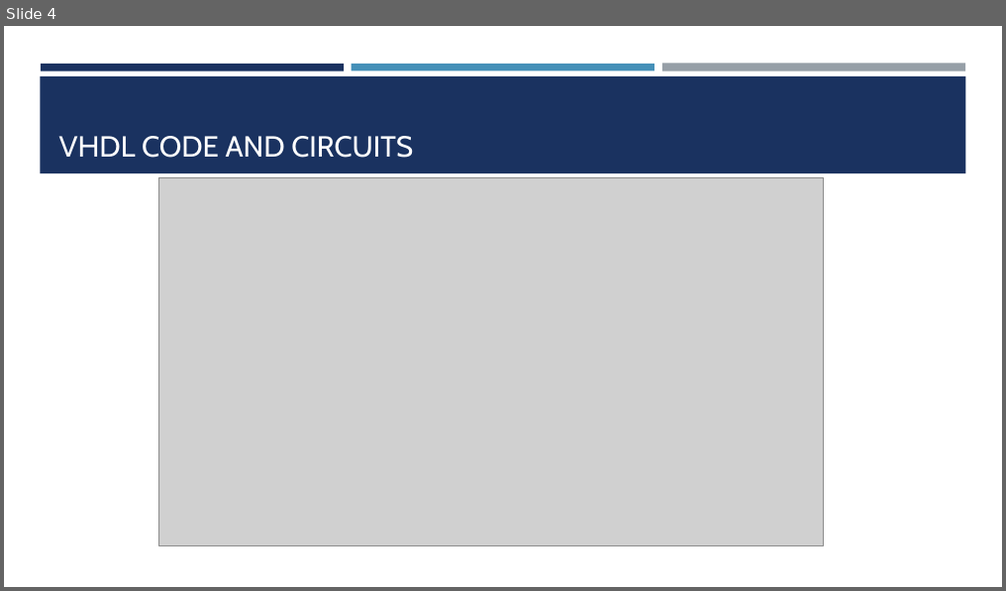
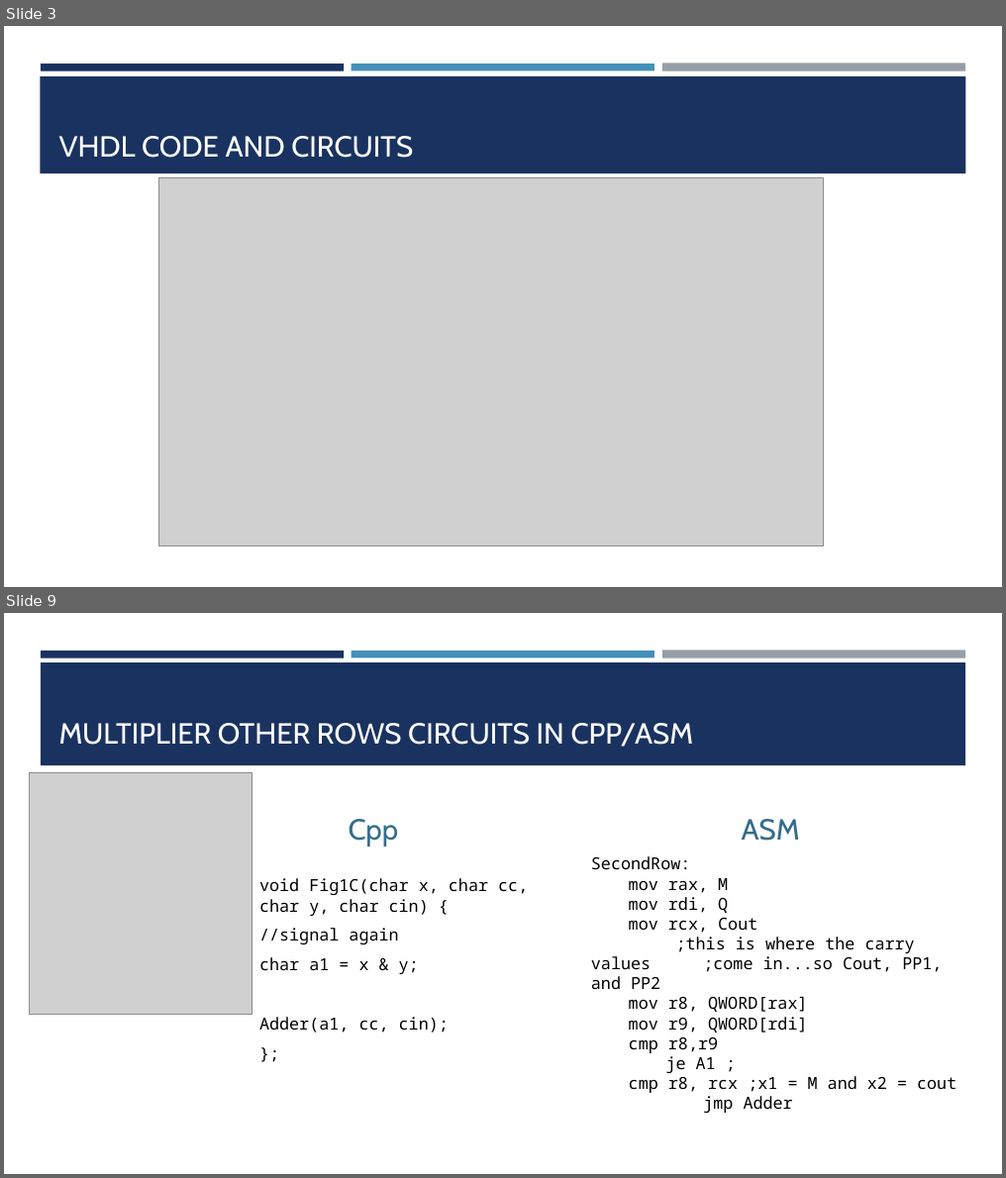
Before and after one commit to LisaJacklin/CS301_Project, a slide deck: CS301_ProjectPresentation.pptx. Shown one above the other, each under a label of ours: slide 4 before the commit, slides 3 and 9 after it; the slides between them are not shown. The pictures are 1006x591 and 1006x1178 pixels, drawn with LibreOffice and Linux fonts; fonts in the diff are those of the drawing; grey boxes stand for pictures. Boxes give left, top, right and bottom in pixels: in the first picture for what was removed or moved away, otherwise in the second. Text is boxed around its words. In the diff, an @@ line names an element or a change of style, - is before the commit and + after.

```diff
--- a/CS301_ProjectPresentation.pptx
+++ b/CS301_ProjectPresentation.pptx
@@ slide 9 added at [4, 613, 1002, 1174], background #FFFFFF; not listed: 3 template elements that a slide beside it also shows @@
@@ rectangle added at [41, 663, 966, 765], fill #1A3260 @@
@@ title added at [59, 723, 694, 747], 28 pt, text #FFFFFF @@
+MULTIPLIER OTHER ROWS CIRCUITS IN CPP/ASM
@@ picture added at [30, 773, 252, 1015] @@
@@ text added at [349, 819, 399, 847], 28 pt, text #346C8A @@
+Cpp
@@ text added at [742, 819, 800, 841], 28 pt, text #346C8A @@
+ASM
@@ text added at [259, 878, 528, 1033], 16 pt, text #000000 @@
+void Fig1C(char x, char cc, char y, char cin) {
+//signal again
+char a1 = x & y;
+Adder(a1, cc, cin);
+};
@@ text added at [591, 857, 956, 1113], 16 pt, text #000000 @@
+SecondRow:
+mov rax, M
+mov rdi, Q
+mov rcx, Cout
+;this is where the carry values ;come in...so Cout, PP1, and PP2
+mov r8, QWORD[rax]
+mov r9, QWORD[rdi]
+cmp r8,r9
+je A1 ;
+cmp r8, rcx ;x1 = M and x2 = cout jmp Adder
@@ what was slide 4 is now slide 3 @@
```
Also in this commit, not shown: 4 slides changed, 4 other slides added, 7 slides removed, 6 other files.
